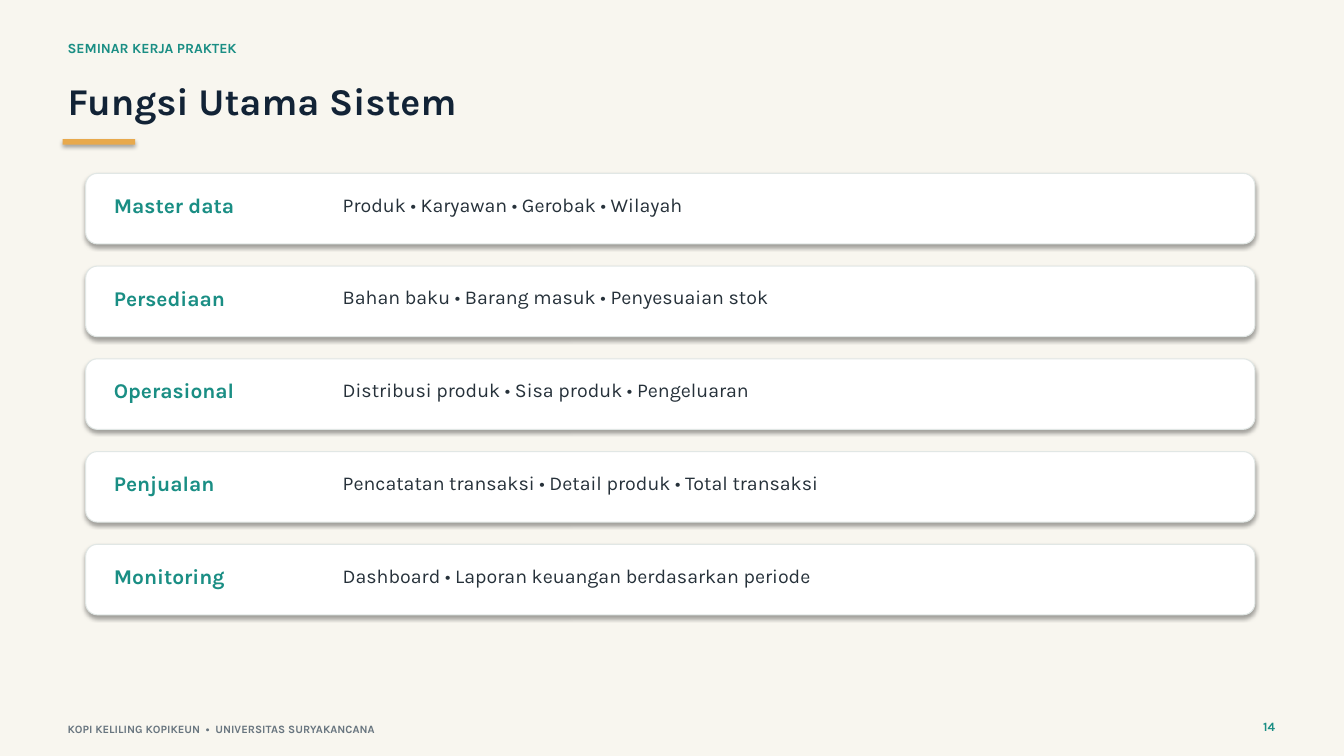
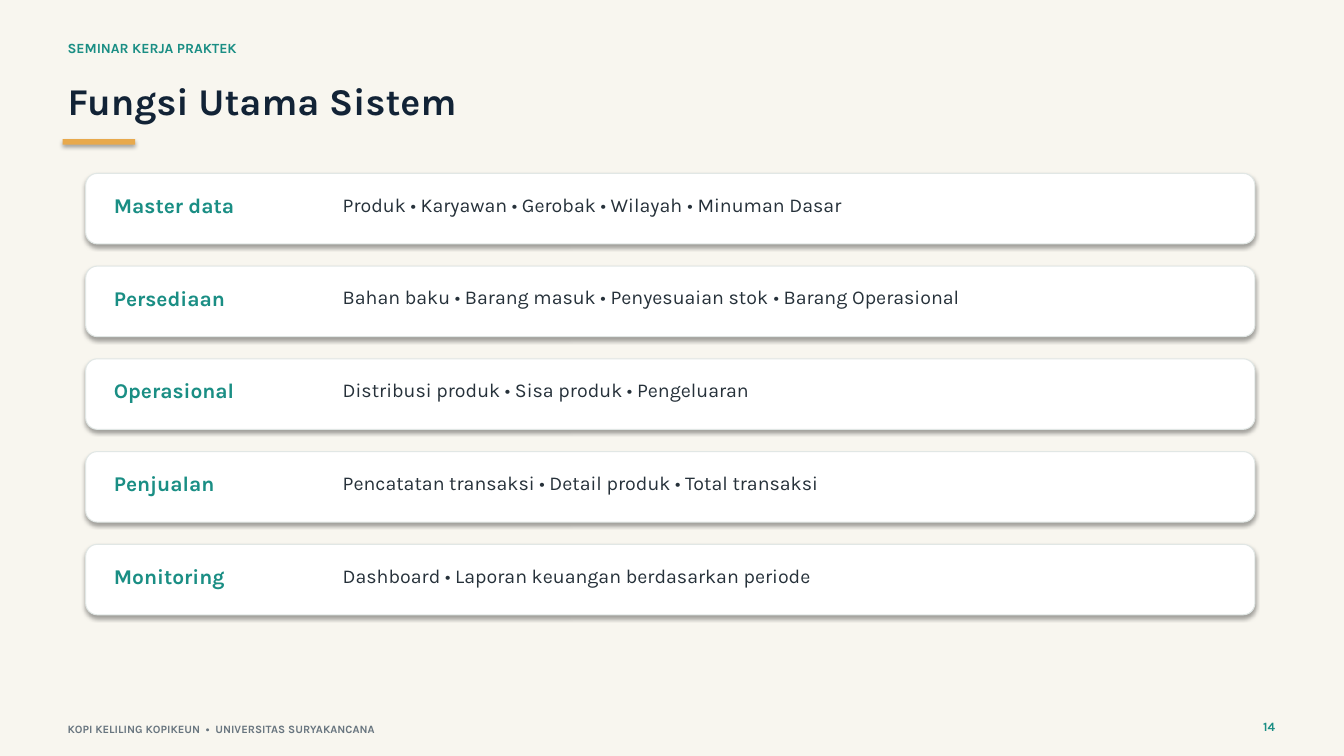
Before and after one commit to agisna0106/KP, a slide deck: slide 15 of Presentasi_Seminar_KP_KopiKeun.pptx [Repaired] [Autosaved].pptx (slide 14 before the commit). Drawn at 1344x756 pixels with LibreOffice and Linux fonts; fonts in the diff are those of the drawing. Boxes give left, top, right and bottom in pixels: in the first picture for what was removed or moved away, otherwise in the second. Text is boxed around its words. In the diff, an @@ line names an element or a change of style, - is before the commit and + after.

Commit message:
from pc

```diff
--- a/Presentasi_Seminar_KP_KopiKeun.pptx [Repaired] [Autosaved].pptx
+++ b/Presentasi_Seminar_KP_KopiKeun.pptx [Repaired] [Autosaved].pptx
@@ text at (343,198,841,217): text changed @@
-Produk • Karyawan • Gerobak • Wilayah
+Produk • Karyawan • Gerobak • Wilayah • Minuman Dasar
@@ text at (343,290,959,309): text changed @@
-Bahan baku • Barang masuk • Penyesuaian stok
+Bahan baku • Barang masuk • Penyesuaian stok • Barang Operasional
```
Also in this commit, not shown: 3 other slides changed, 1 slide added.
